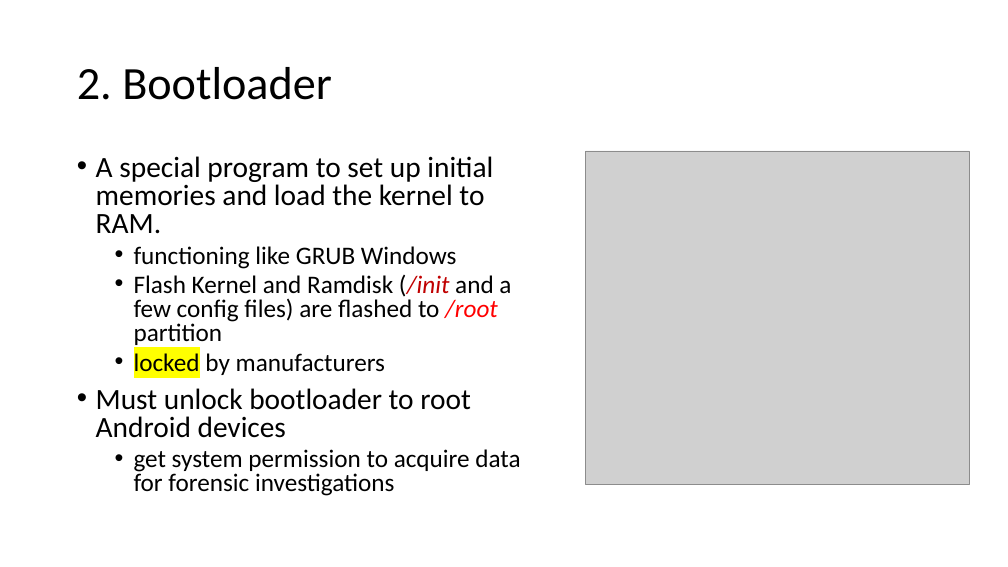
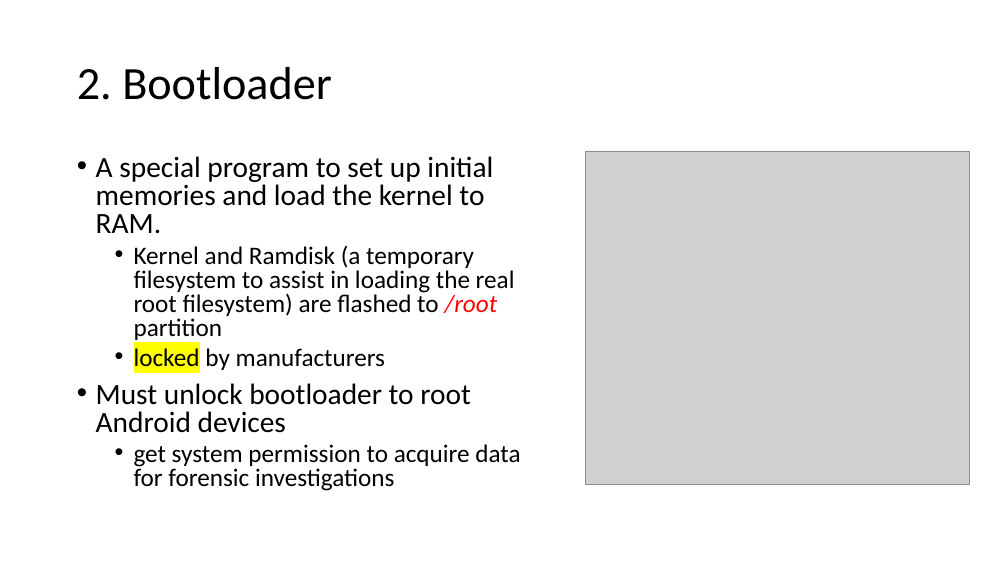
Before and after one commit to frankwxu/digital-forensics-lab, a slide deck: slide 23 of Andriod10/0_Intro_Pixel3_Andriod10.pptx (slide 22 before the commit). Drawn at 1008x567 pixels with LibreOffice and Linux fonts; fonts in the diff are those of the drawing; grey boxes stand for pictures; background and template pictures are left out. Boxes give left, top, right and bottom in pixels: in the first picture for what was removed or moved away, otherwise in the second. Text is boxed around its words. In the diff, an @@ line names an element or a change of style, - is before the commit and + after.

```diff
--- a/Andriod10/0_Intro_Pixel3_Andriod10.pptx
+++ b/Andriod10/0_Intro_Pixel3_Andriod10.pptx
@@ text at <box>134,246,515,343</box>: text changed @@
-  • functioning like GRUB Windows
-  • Flash Kernel and Ramdisk (/init and a few config files) are flashed to /root partition
+  • Kernel and Ramdisk (a temporary filesystem to assist in loading the real root filesystem) are flashed to /root partition
```
Also in this commit, not shown: 11 other slides changed, 1 slide added, 3 other files.
